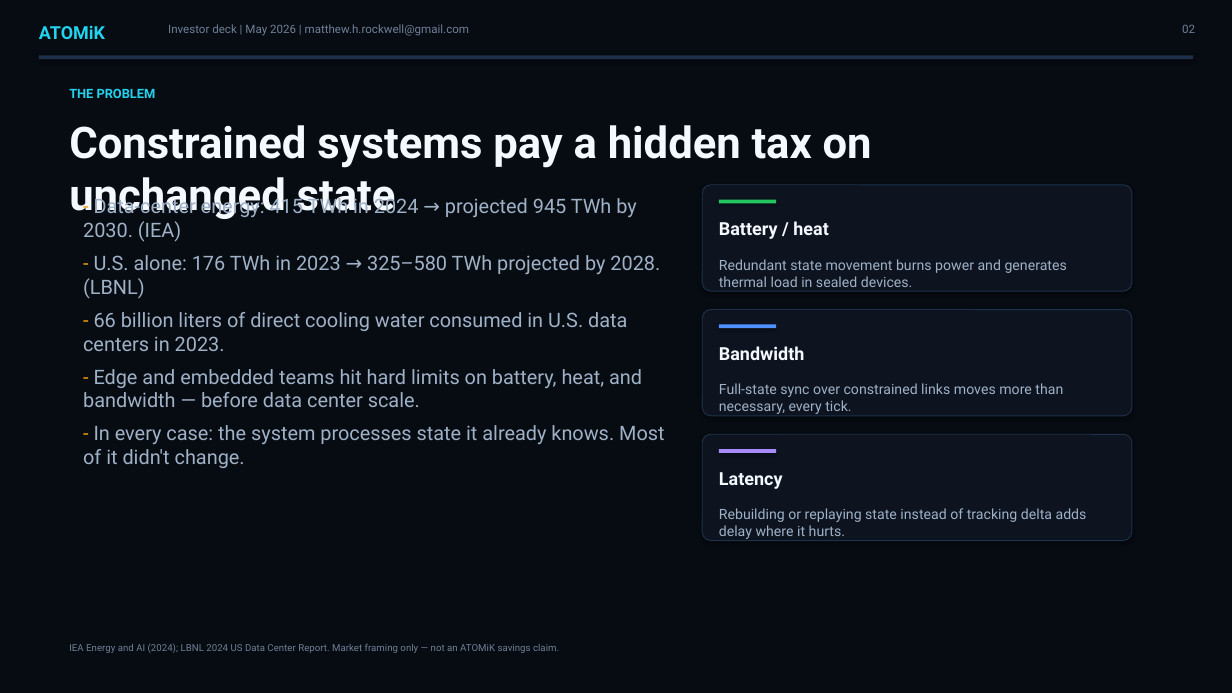
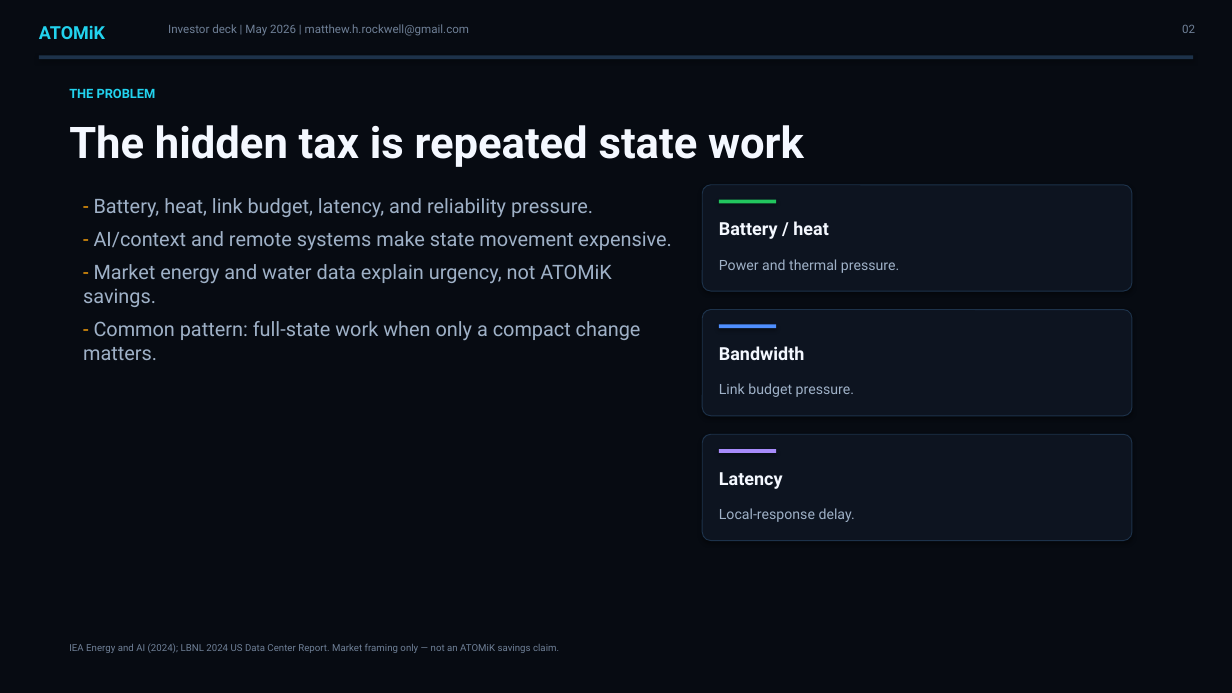
Before and after one commit to MatthewHRockwell/ATOMiK, a slide deck: slide 2 of business/for_codex/01_pitch_materials/ATOMiK_Investor_Deck.pptx. Drawn at 1232x693 pixels with LibreOffice and Linux fonts; fonts in the diff are those of the drawing. Boxes give left, top, right and bottom in pixels: in the first picture for what was removed or moved away, otherwise in the second. Text is boxed around its words. In the diff, an @@ line names an element or a change of style, - is before the commit and + after.

```diff
--- a/business/for_codex/01_pitch_materials/ATOMiK_Investor_Deck.pptx
+++ b/business/for_codex/01_pitch_materials/ATOMiK_Investor_Deck.pptx
@@ text at [69, 125, 804, 167]: text changed @@
-Constrained systems pay a hidden tax on unchanged state
+The hidden tax is repeated state work
@@ text at [83, 198, 671, 360]: text changed @@
-- Data-center energy: 415 TWh in 2024 → projected 945 TWh by 2030. (IEA)
-- U.S. alone: 176 TWh in 2023 → 325–580 TWh projected by 2028. (LBNL)
-- 66 billion liters of direct cooling water consumed in U.S. data centers in 2023.
-- Edge and embedded teams hit hard limits on battery, heat, and bandwidth — before data center scale.
-- In every case: the system processes state it already knows. Most of it didn't change.
+- Battery, heat, link budget, latency, and reliability pressure.
+- AI/context and remote systems make state movement expensive.
+- Market energy and water data explain urgency, not ATOMiK savings.
+- Common pattern: full-state work when only a compact change matters.
@@ text at [719, 259, 899, 273]: text changed @@
-Redundant state movement burns power and generates thermal load in sealed devices.
+Power and thermal pressure.
@@ text at [719, 383, 854, 397]: text changed @@
-Full-state sync over constrained links moves more than necessary, every tick.
+Link budget pressure.
@@ text at [719, 508, 855, 522]: text changed @@
-Rebuilding or replaying state instead of tracking delta adds delay where it hurts.
+Local-response delay.
```
Also in this commit, not shown: 7 other slides changed, 1 slide added, 1 slide removed, 11 other files.
